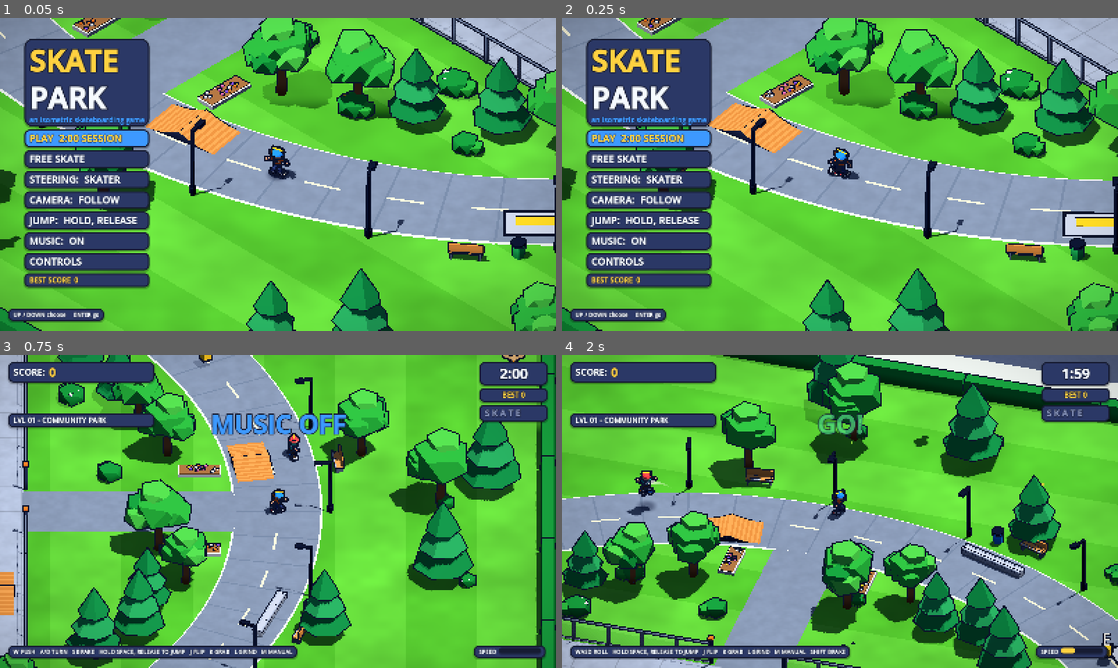
Above: before the commit, frames 1-4 (two rows, left to right).
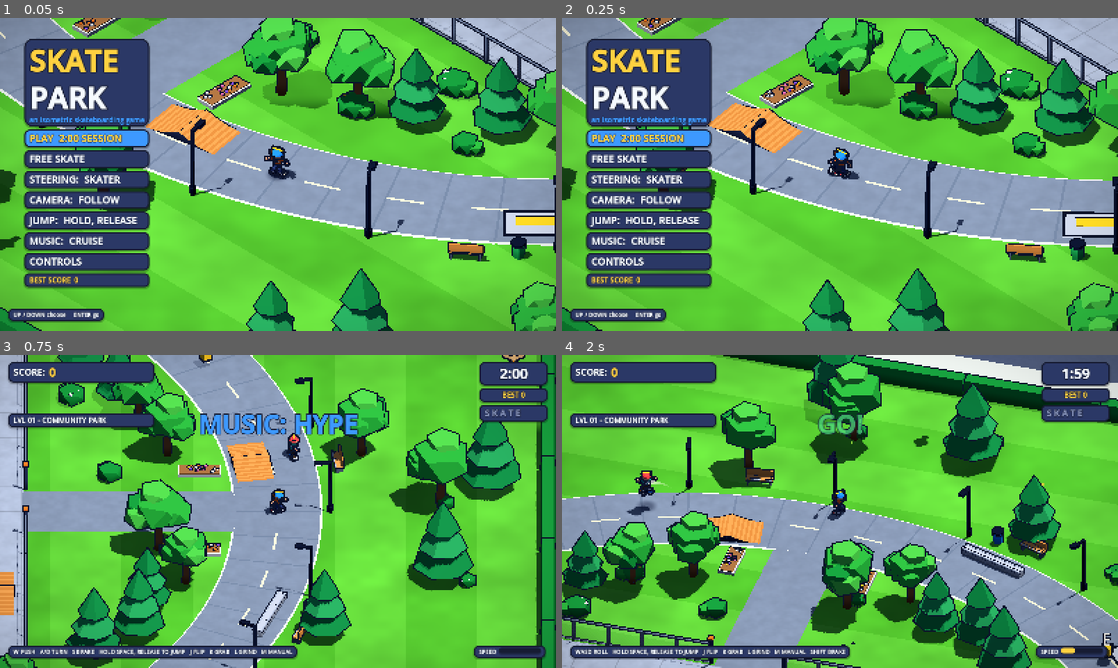
Above: after the commit, the same moments.

Repository: TinyBitAdventures/not-pro-skater
Game: Godot game, scene res://scenes/title.tscn
The game is run twice, just before and just after one commit, with the same random seed, the same clock (stepped at 60 frames per second) and the same inputs.
Inputs (mouse positions are in pixels of both pictures, inside the frame that each line leads up to):
- Up to frame 1 (0.05 s): no input
- Up to frame 2 (0.25 s): no input
- Up to frame 3 (0.75 s): tap Enter (ui_accept) at 0.5 s; move the mouse to (400, 495) at 0.52 s; hold D (move_right) from 0.53 s (still down); tap N at 0.6 s; click (400, 495) at 0.67 s
- Up to frame 4 (2 s): tap Enter (ui_accept) at 0.77, 1.07 s; tap T at 0.8 s; release D (move_right) at 1.25 s; drag from (728, 527) to (812, 574) at 1.27 s

The runs differ from the first frame. In frame 1, 0.1% of the frame differs, in the area x 13-19%, y 69-73%; in frame 2, 0.1%; in frame 3, 1.5%, in the area x 36-65%, y 18-26%; in frame 4, nothing differs.

Commit message:
📦 NEW: Rail Rush high-energy theme and a music choice (cruise / hype / off)
- Title menu and N key cycle the gameplay track; the choice is saved

Diff:
--- a/game/scripts/autoload/game.gd
+++ b/game/scripts/autoload/game.gd
@@ -6,6 +6,7 @@
 var best: Dictionary = {}          # level id -> {"score": int, "combo": int}
 var steer_mode: String = "tank"    # "tank" = skater steering (A/D turn, W push), "screen" = stick points where you go
 var jump_mode: String = "hold"   # "hold" = crouch while held, jump on release (hold longer = higher); "tap" = jump on press
+var music_choice: String = "cruise"   # "cruise" (Grip Tape Summer), "hype" (Rail Rush) or "off"
 var camera_mode: String = "follow" # "follow" swings behind the skater, "fixed" keeps one isometric angle
 var master_volume: float = 0.8
 var free_skate: bool = false       # no timer: just cruise and practise
@@ -33,6 +34,7 @@
 		steer_mode = cfg.get_value("settings", "steer_mode", "tank")
 		camera_mode = cfg.get_value("settings", "camera_mode", "follow")
 		jump_mode = cfg.get_value("settings", "jump_mode", "hold")
+		music_choice = cfg.get_value("settings", "music_choice", "cruise")
 	master_volume = cfg.get_value("settings", "master_volume", 0.8)
 
 
@@ -45,6 +47,7 @@
 	cfg.set_value("settings", "steer_mode", steer_mode)
 	cfg.set_value("settings", "camera_mode", camera_mode)
 	cfg.set_value("settings", "jump_mode", jump_mode)
+	cfg.set_value("settings", "music_choice", music_choice)
 	cfg.set_value("settings", "master_volume", master_volume)
 	cfg.save(SAVE_PATH)
 
--- a/game/scripts/autoload/sound.gd
+++ b/game/scripts/autoload/sound.gd
@@ -79,6 +79,7 @@
 	_sting = AudioStreamPlayer.new()
 	_sting.bus = "Music"
 	add_child(_sting)
+	music_on = Game.music_choice != "off"
 	apply_settings()
 
 
@@ -175,3 +176,23 @@
 	p.stream = m
 	p.volume_db = vol_db
 	p.play()
+
+
+## Gameplay track for the current music choice.
+func gameplay_track() -> String:
+	return "rail_rush" if Game.music_choice == "hype" else "grip_tape_summer"
+
+
+## cruise -> hype -> off -> cruise. Returns the new choice.
+func cycle_music_choice() -> String:
+	match Game.music_choice:
+		"cruise":
+			Game.music_choice = "hype"
+		"hype":
+			Game.music_choice = "off"
+		_:
+			Game.music_choice = "cruise"
+	Game.save()
+	music_on = Game.music_choice != "off"
+	apply_settings()
+	return Game.music_choice
--- a/game/scripts/park/park_world.gd
+++ b/game/scripts/park/park_world.gd
@@ -70,7 +70,7 @@
 	skater.bailed.connect(_on_bailed)
 	skater.landed.connect(_on_landed)
 	skater.sfx.connect(_on_sfx)
-	Sound.play_music("grip_tape_summer")
+	Sound.play_music(Sound.gameplay_track())
 	_build_pickups()
 	_spawn_ambient_skaters(3)
 	free_skate = Game.free_skate
@@ -209,7 +209,9 @@
 		elif k.physical_keycode == KEY_E and not get_tree().paused:
 			cam.snap_yaw(1)
 		elif k.physical_keycode == KEY_N:
-			hud.announce("MUSIC ON" if Sound.toggle_music() else "MUSIC OFF", Hud.BLUE, 1.0)
+			var choice: String = Sound.cycle_music_choice()
+			Sound.play_music(Sound.gameplay_track())
+			hud.announce({"cruise": "MUSIC: CRUISE", "hype": "MUSIC: HYPE", "off": "MUSIC OFF"}[choice], Hud.BLUE, 1.0)
 		elif k.physical_keycode == KEY_EQUAL:
 			cam.ortho_size = clampf(cam.ortho_size - 2.0, 12.0, 40.0)
 		elif k.physical_keycode == KEY_MINUS:
--- a/game/scripts/park/title_screen.gd
+++ b/game/scripts/park/title_screen.gd
@@ -131,7 +131,7 @@
 	menu_labels[2].text = "STEERING:  %s" % ("SKATER" if Game.steer_mode == "tank" else "SCREEN")
 	menu_labels[3].text = "CAMERA:  %s" % ("FOLLOW" if Game.camera_mode == "follow" else "FIXED")
 	menu_labels[4].text = "JUMP:  %s" % ("HOLD, RELEASE" if Game.jump_mode == "hold" else "TAP")
-	menu_labels[5].text = "MUSIC:  %s" % ("ON" if Sound.music_on else "OFF")
+	menu_labels[5].text = "MUSIC:  %s" % {"cruise": "CRUISE", "hype": "HYPE", "off": "OFF"}[Game.music_choice]
 	for i in menu_panels.size():
 		var on: bool = i == selected
 		menu_panels[i].add_theme_stylebox_override("panel", UiKit.style(UiKit.BLUE if on else UiKit.NAVY, 14))
@@ -195,7 +195,7 @@
 			Game.save()
 			_refresh_labels()
 		5:
-			Sound.toggle_music()
+			Sound.cycle_music_choice()
 			_refresh_labels()
 		6:
 			controls_panel.visible = true
--- a/game/scripts/ui/ui_kit.gd
+++ b/game/scripts/ui/ui_kit.gd
@@ -66,5 +66,5 @@
 	"L / Y  grind: press near a rail, ledge or coping",
 	"IN THE AIR  A / D spin, then J or K for tricks",
 	"Q / E  turn camera     C  camera follow / fixed",
-	"T  steering     Y  jump hold / tap     R  reset     N  music",
+	"T  steering   Y  jump hold / tap   R  reset   N  music (cruise / hype / off)",
 ]
Not shown, added: game/assets/audio/music/rail_rush.ogg.import
Not shown, changed: README.md
Not shown, added: docs/AUDIO_CREDITS_rail-rush.md
Not shown, added: game/assets/audio/music/rail_rush.ogg
